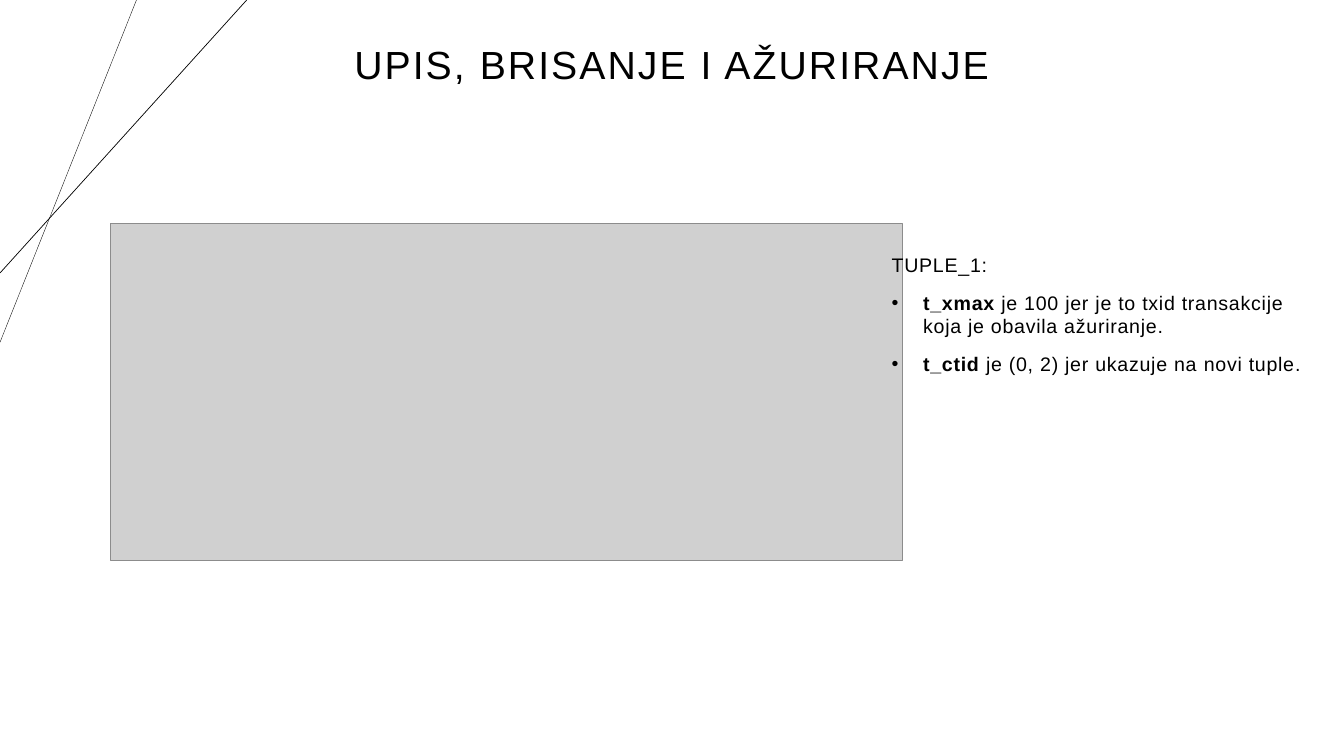
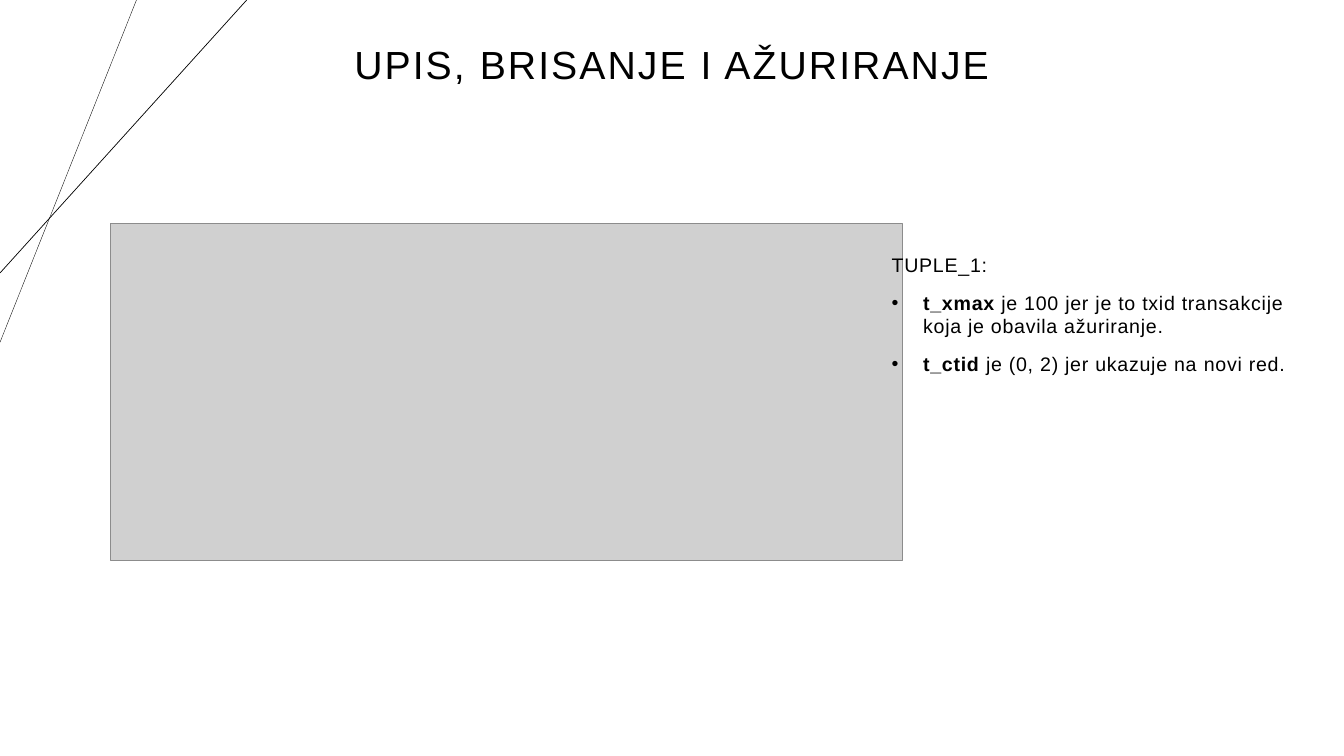
Before and after one commit to iJovanGG/Sistemi-za-upravljanje-bazama-podataka, a slide deck: slide 15 of PostgreSQL/Obrada transakcija, planovi izvršavanja transakcija, izolacija i zaključavanje.pptx. Drawn at 1344x756 pixels with LibreOffice and Linux fonts; fonts in the diff are those of the drawing; grey boxes stand for pictures. Boxes give left, top, right and bottom in pixels: in the first picture for what was removed or moved away, otherwise in the second. Text is boxed around its words. In the diff, an @@ line names an element or a change of style, - is before the commit and + after.

```diff
--- a/PostgreSQL/Obrada transakcija, planovi izvršavanja transakcija, izolacija i zaključavanje.pptx
+++ b/PostgreSQL/Obrada transakcija, planovi izvršavanja transakcija, izolacija i zaključavanje.pptx
@@ text at (923, 356, 1285, 375): text changed @@
-• t_ctid je (0, 2) jer ukazuje na novi tuple.
+• t_ctid je (0, 2) jer ukazuje na novi red.
```
Also in this commit, not shown: 3 other slides changed, 1 other file.
